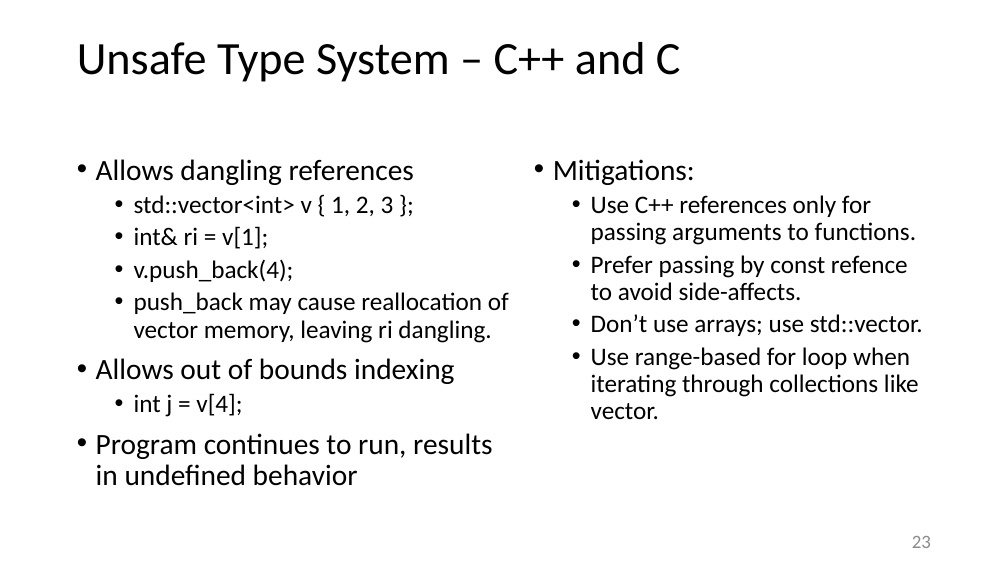
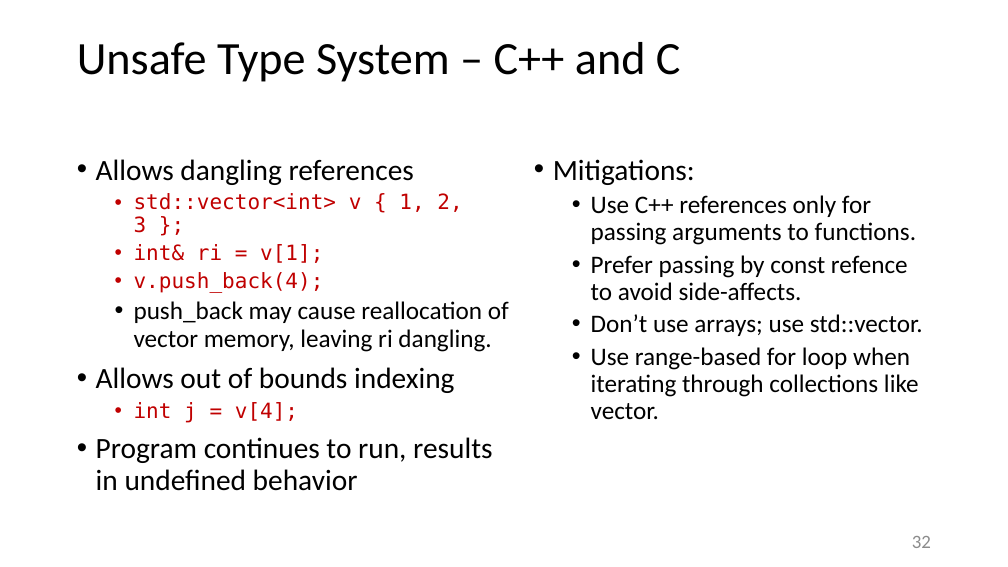
Before and after one commit to JimFawcett/JimFawcett.github.io, a slide deck: slide 32 of Resources/RustModels.pptx (slide 23 before the commit). Drawn at 1008x567 pixels with LibreOffice and Linux fonts; fonts in the diff are those of the drawing. Boxes give left, top, right and bottom in pixels: in the first picture for what was removed or moved away, otherwise in the second. Text is boxed around its words. In the diff, an @@ line names an element or a change of style, - is before the commit and + after.

```diff
--- a/Resources/RustModels.pptx
+++ b/Resources/RustModels.pptx
@@ text at (134, 193, 462, 423): size 24 to 20 pt, font Calibri to DejaVu Sans Mono, text colour #000000 to #C00000 in "std::vector<int> v { 1, 2, 3 };", "int& ri = v[1];", "v.push_back(4);", "int j = v[4];" @@
@@ page number at (912, 536, 931, 548): text changed @@
-23
+32
```
Also in this commit, not shown: 19 other slides changed, 7 slides added.
